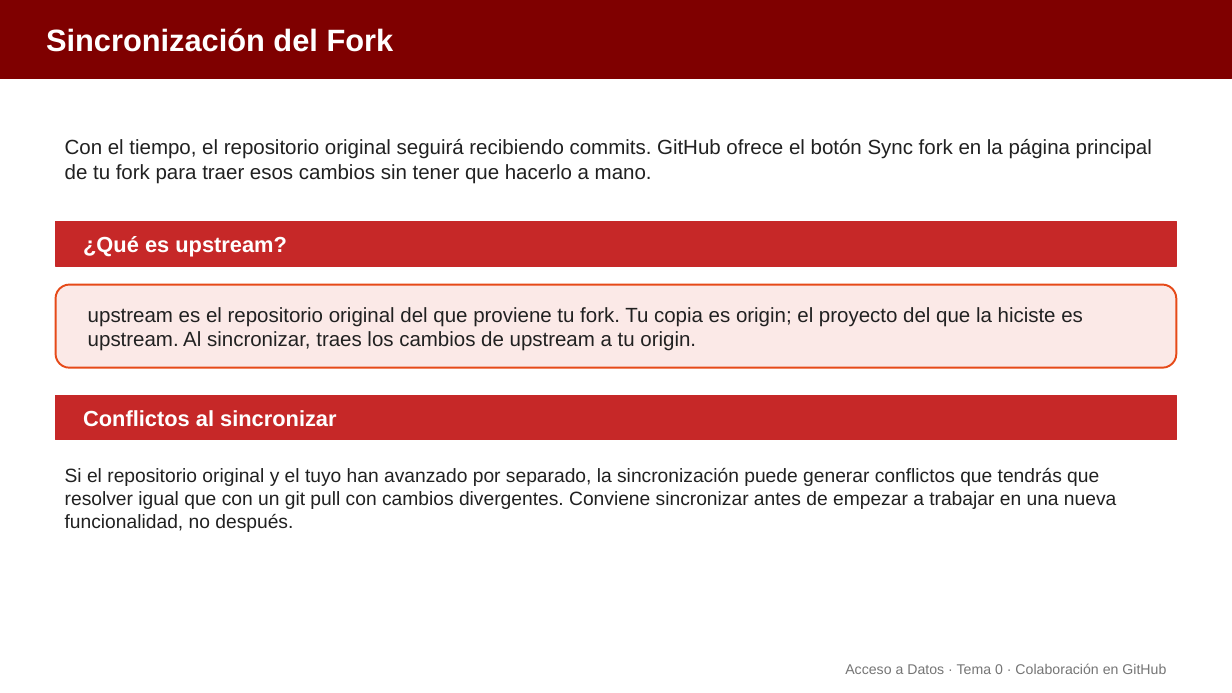
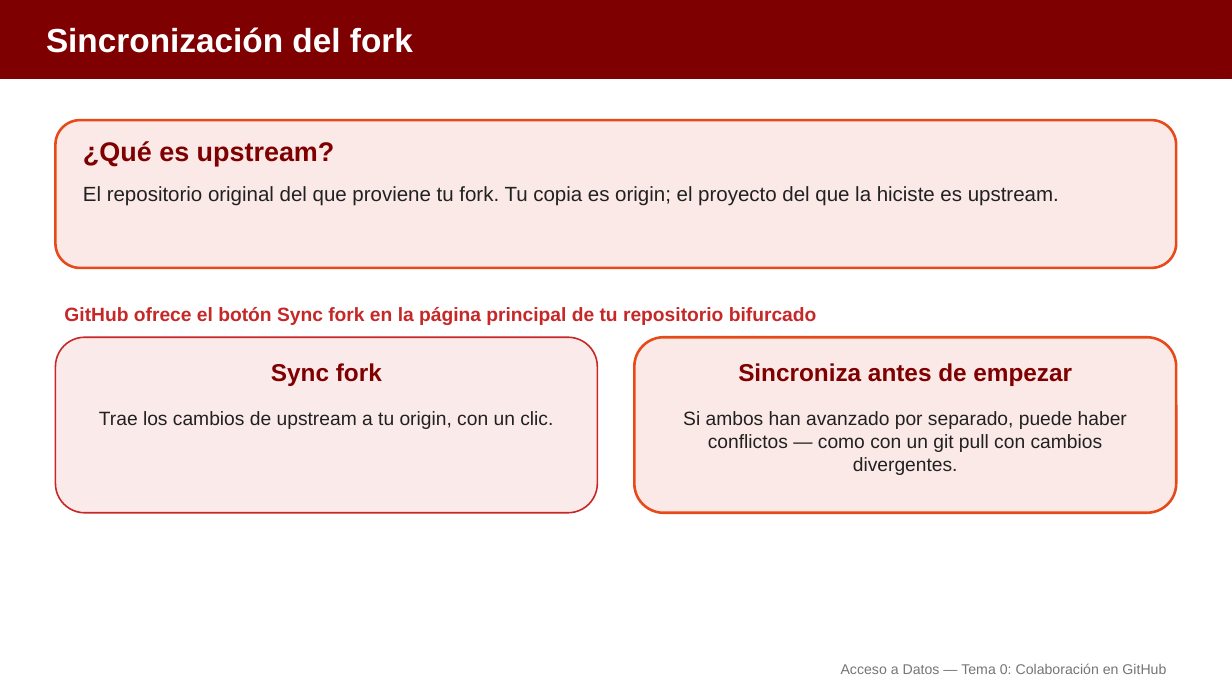
Before and after one commit to aitorventura/acceso-a-datos, a slide deck: slide 3 of docs/tema0/diapositivas/colaboracion.pptx (slide 6 before the commit). Drawn at 1232x693 pixels with LibreOffice and Linux fonts; fonts in the diff are those of the drawing. Boxes give left, top, right and bottom in pixels: in the first picture for what was removed or moved away, otherwise in the second. Text is boxed around its words. In the diff, an @@ line names an element or a change of style, - is before the commit and + after.

Commit message:
Rehace las diapositivas de Git y GitHub (Tema 0): menos diapositivas y más visuales
Agrupa por idea y sustituye texto por tarjetas, flujos y código con
sintaxis coloreada en los cinco decks de la subsección Git y GitHub
(introducción a Git, ramas, GitHub, colaboración y GitHub Actions).
Pasa de 130 a 67 diapositivas. Añade cinco infografías nuevas
reutilizables (staging, HEAD, local/remoto, fork+PR, anatomía de un
workflow).

```diff
--- a/docs/tema0/diapositivas/colaboracion.pptx
+++ b/docs/tema0/diapositivas/colaboracion.pptx
@@ text at [46,27,413,53]: text changed; size 24 to 26 pt @@
-Sincronización del Fork
+Sincronización del fork
@@ rounded rectangle added at [55,120,1177,268], fill #FBE9E7, outline #E64A19 2 pt @@
@@ text removed at [65,139,1152,183] @@
-Con el tiempo, el repositorio original seguirá recibiendo commits. GitHub ofrece el botón Sync fork en la página principal de tu fork para traer esos cambios sin tener que hacerlo a mano.
@@ text "¿Qué es upstream?": place and size @@
-text "¿Qué es upstream?" at [83,236,287,257]
+text "¿Qué es upstream?" at [83,141,335,166]
@@ text "¿Qué es upstream?" at [83,141,335,166]: size 17 to 21 pt, text colour #FFFFFF to #7F0000 @@
@@ text "El repositorio original del que ..." at [83,186,1059,206]: vertical alignment middle to top @@
@@ text at [83,186,1059,206]: text changed @@
-upstream es el repositorio original del que proviene tu fork. Tu copia es origin; el proyecto del que la hiciste es upstream. Al sincronizar, traes los cambios de upstream a tu origin.
+El repositorio original del que proviene tu fork. Tu copia es origin; el proyecto del que la hiciste es upstream.
@@ rectangle removed at [55,222,1177,266] @@
@@ text "GitHub ofrece el botón Sync ...": place and size @@
-text "GitHub ofrece el botón Sync ..." at [55,285,1177,368]
+text "GitHub ofrece el botón Sync ..." at [64,307,817,325]
@@ text "GitHub ofrece el botón Sync ..." at [64,307,817,325]: fill #FBE9E7 to none; outline #E64A19 1.5 pt to none @@
@@ text at [64,307,817,325]: text added @@
+GitHub ofrece el botón Sync fork en la página principal de tu repositorio bifurcado
@@ rounded rectangle added at [55,337,598,513], fill #FBEAEA, outline #C62828 1.25 pt @@
@@ rounded rectangle added at [635,337,1177,513], fill #FBE9E7, outline #E64A19 2 pt @@
@@ text added at [271,363,382,386], 19 pt, text #7F0000, bold @@
+Sync fork
@@ text added at [738,363,1072,386], 19 pt, text #7F0000, bold @@
+Sincroniza antes de empezar
@@ rectangle removed at [55,396,1177,440] @@
@@ text "Trae los cambios de upstream ..." at [99,411,553,429]: vertical alignment middle to top @@
@@ text at [99,411,553,429]: text changed; size 17 to 15 pt; text colour #FFFFFF to #212121; bold off @@
-Conflictos al sincronizar
+Trae los cambios de upstream a tu origin, con un clic.
@@ text added at [683,411,1127,475], 15 pt, text #212121 @@
+Si ambos han avanzado por separado, puede haber conflictos — como con un git pull con cambios divergentes.
@@ text removed at [65,468,1116,532] @@
-Si el repositorio original y el tuyo han avanzado por separado, la sincronización puede generar conflictos que tendrás que resolver igual que con un git pull con cambios divergentes. Conviene sincronizar antes de empezar a trabajar en una nueva funcionalidad, no después.
@@ text at [841,663,1166,674]: text changed @@
-Acceso a Datos · Tema 0 · Colaboración en GitHub
+Acceso a Datos — Tema 0: Colaboración en GitHub
```
Also in this commit, not shown: 9 other slides changed, 9 slides removed, 14 other files.
